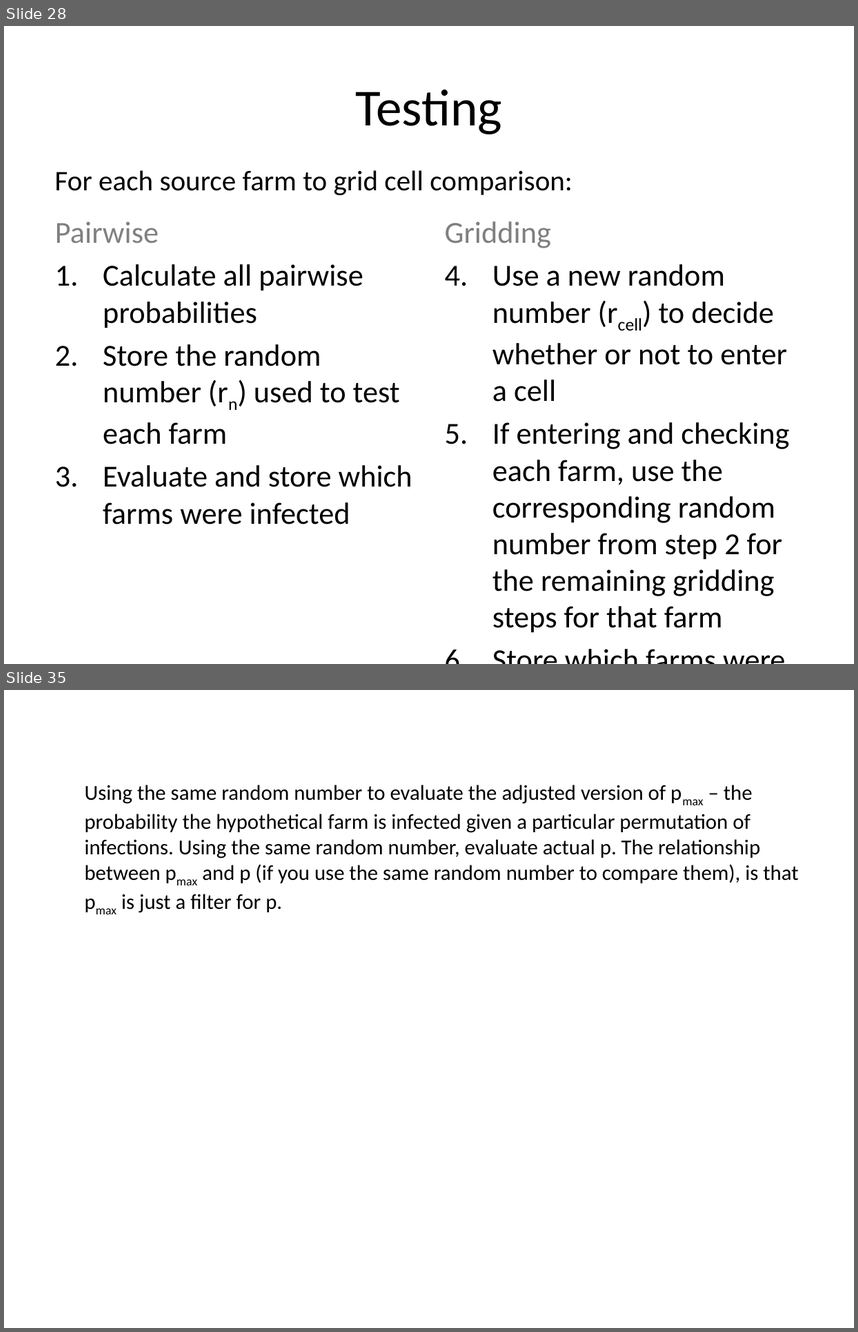
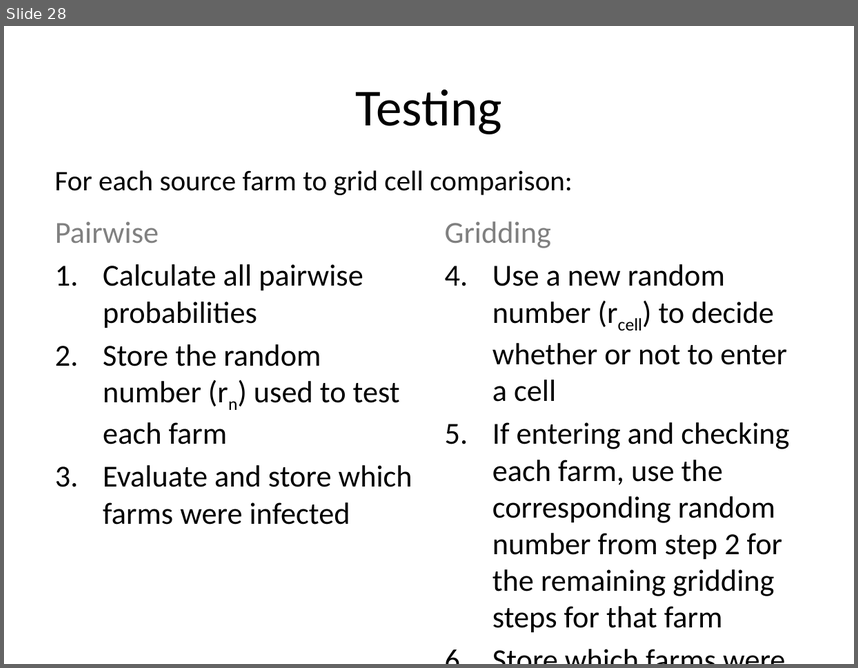
Before and after one commit to webblabb/usdosr, a slide deck: Schematics.pptx. Shown one above the other, each under a label of ours: slides 28 and 35 before the commit, slide 28 after it; the slides between them are not shown. The pictures are 858x1332 and 858x668 pixels, drawn with LibreOffice and Linux fonts; fonts in the diff are those of the drawing. Boxes give left, top, right and bottom in pixels: in the first picture for what was removed or moved away, otherwise in the second. Text is boxed around its words. In the diff, an @@ line names an element or a change of style, - is before the commit and + after.

```diff
--- a/Schematics.pptx
+++ b/Schematics.pptx
@@ slide 35 removed at (4, 690, 854, 1328), background #FFFFFF @@
@@ text removed at (85, 785, 798, 913) @@
-Using the same random number to evaluate the adjusted version of pmax – the probability the hypothetical farm is infected given a particular permutation of infections. Using the same random number, evaluate actual p. The relationship between pmax and p (if you use the same random number to compare them), is that pmax is just a filter for p.
```
Also in this commit, not shown: 6 slides added, 6 other slides removed, 11 other files.
